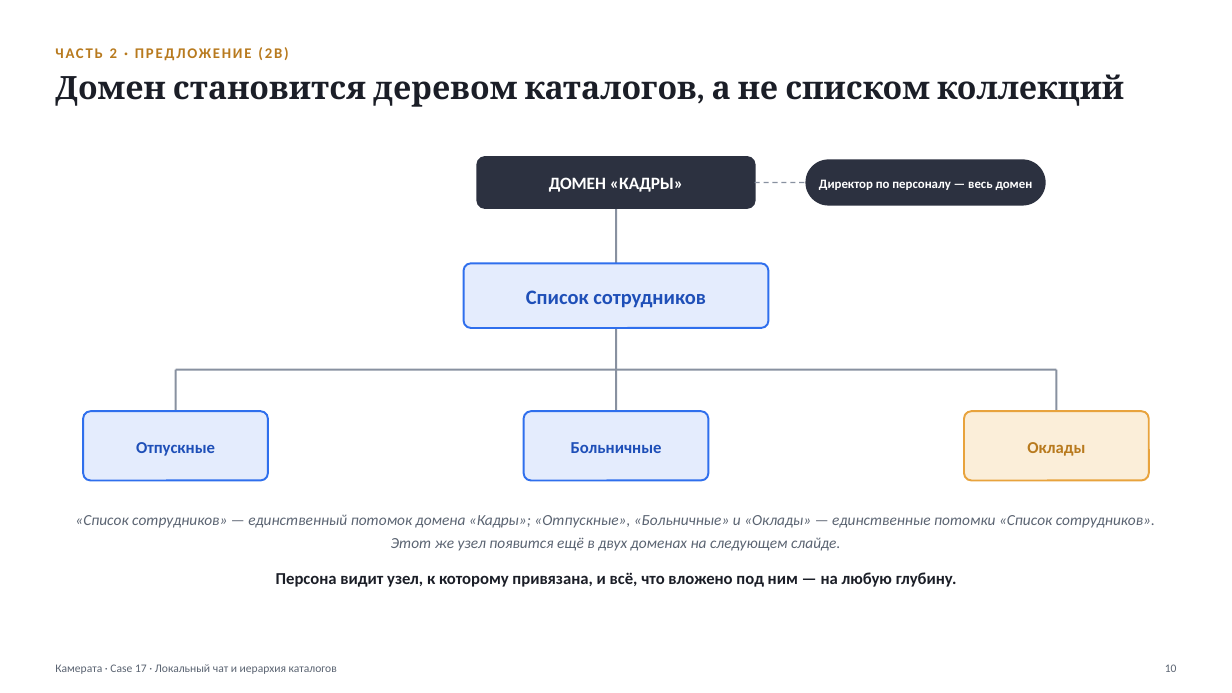
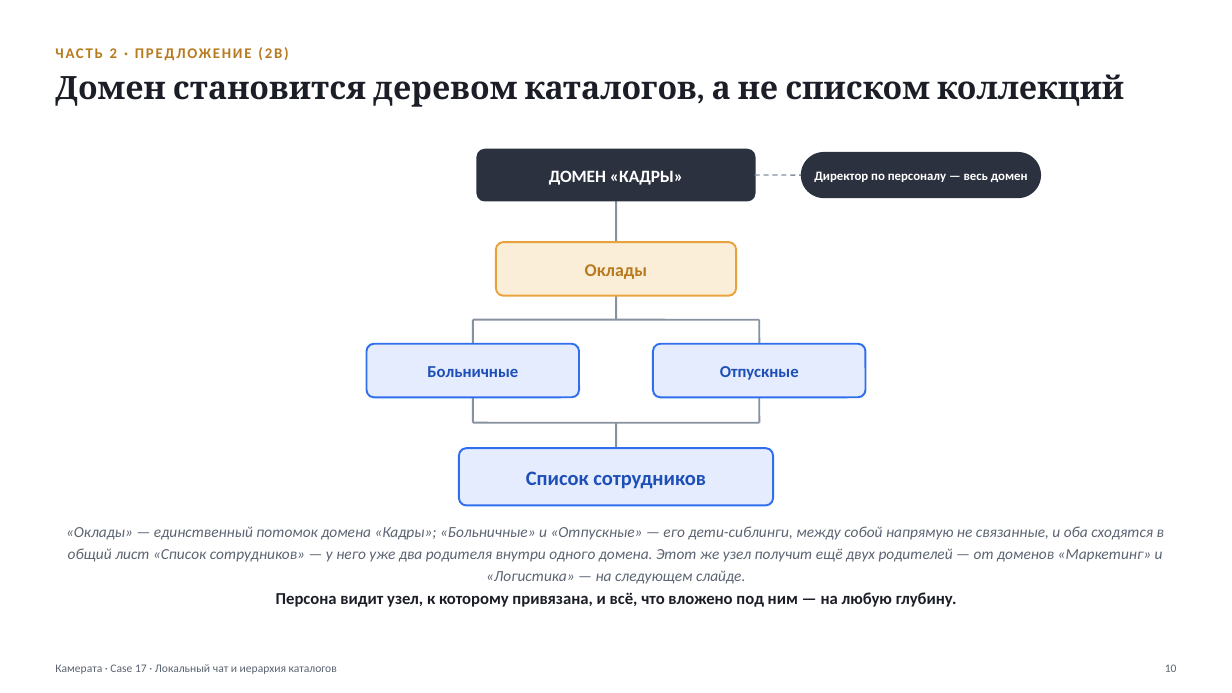
Before and after one commit to vladilslavandrosov-prog/job-RAG, a slide deck: slide 10 of docs/presentations/case-17-lokalny-chat-i-ierarhiya-katalogov.pptx. Drawn at 1232x693 pixels with LibreOffice and Linux fonts; fonts in the diff are those of the drawing. Boxes give left, top, right and bottom in pixels: in the first picture for what was removed or moved away, otherwise in the second. Text is boxed around its words. In the diff, an @@ line names an element or a change of style, - is before the commit and + after.

```diff
--- a/docs/presentations/case-17-lokalny-chat-i-ierarhiya-katalogov.pptx
+++ b/docs/presentations/case-17-lokalny-chat-i-ierarhiya-katalogov.pptx
@@ text "ДОМЕН «КАДРЫ»": place and size @@
-text "ДОМЕН «КАДРЫ»" at [549,177,683,192]
+text "ДОМЕН «КАДРЫ»" at [549,170,683,185]
@@ rounded rectangle: place and size @@
-rounded rectangle at [478,157,755,208]
+rounded rectangle at [478,150,755,201]
@@ line moved from (755, 183) - (806, 183) to (755, 176) - (801, 176) @@
@@ rounded rectangle: place and size @@
-rounded rectangle at [806,160,1046,206]
+rounded rectangle at [801,152,1042,199]
@@ text "Директор по персоналу — весь ...": place and size @@
-text "Директор по персоналу — весь ..." at [819,179,1033,190]
+text "Директор по персоналу — весь ..." at [814,171,1028,182]
@@ line moved from (616, 208) - (616, 263) to (616, 201) - (616, 242) @@
@@ text "Оклады": place and size @@
-text "Оклады" at [1027,442,1085,456]
+text "Оклады" at [585,264,648,279]
@@ text "Оклады" at [585,264,648,279]: size 13 to 14 pt @@
@@ rounded rectangle: place and size @@
-rounded rectangle at [464,263,769,328]
+rounded rectangle at [496,242,737,296]
@@ rounded rectangle at [496,242,737,296]: fill #E4ECFD to #FBEED9; outline #2F6FED 1.5 pt to #E8A33D 1.5 pt; proportions changed @@
@@ line moved from (616, 328) - (616, 370) to (616, 296) - (616, 320) @@
@@ line moved from (176, 370) - (1056, 370) to (473, 320) - (760, 320) @@
@@ line added from (473, 320) to (473, 344), #8891A0 1.5 pt @@
@@ line added from (760, 320) to (760, 344), #8891A0 1.5 pt @@
@@ text "Больничные": place and size @@
-text "Больничные" at [571,442,662,453]
+text "Больничные" at [427,366,518,377]
@@ rounded rectangle at [367,344,579,397]: proportions changed @@
@@ rounded rectangle: place and size @@
-rounded rectangle at [83,411,268,481]
+rounded rectangle at [367,344,579,397]
@@ text "Отпускные": place and size @@
-text "Отпускные" at [136,442,215,456]
+text "Отпускные" at [720,366,799,380]
@@ rounded rectangle added at [653,344,866,397], fill #E4ECFD, outline #2F6FED 1.5 pt @@
@@ line removed from (176, 370) to (176, 411) @@
@@ line removed from (1056, 370) to (1056, 411) @@
@@ line added from (473, 397) to (473, 423), #8891A0 1.5 pt @@
@@ line added from (760, 397) to (760, 423), #8891A0 1.5 pt @@
@@ rounded rectangle removed at [964,411,1149,481] @@
@@ text "Список сотрудников": place and size @@
-text "Список сотрудников" at [526,290,706,308]
+text "Список сотрудников" at [526,471,706,489]
@@ rounded rectangle: place and size @@
-rounded rectangle at [524,411,709,481]
+rounded rectangle at [459,448,774,506]
@@ rounded rectangle at [459,448,774,506]: proportions changed @@
@@ line added from (473, 423) to (760, 423), #8891A0 1.5 pt @@
@@ line moved from (616, 370) - (616, 411) to (616, 423) - (616, 448) @@
@@ text at [66,526,1164,584]: text changed @@
-«Список сотрудников» — единственный потомок домена «Кадры»; «Отпускные», «Больничные» и «Оклады» — единственные потомки «Список сотрудников». Этот же узел появится ещё в двух доменах на следующем слайде.
+«Оклады» — единственный потомок домена «Кадры»; «Больничные» и «Отпускные» — его дети-сиблинги, между собой напрямую не связанные, и оба сходятся в общий лист «Список сотрудников» — у него уже два родителя внутри одного домена. Этот же узел получит ещё двух родителей — от доменов «Маркетинг» и «Логистика» — на следующем слайде.
@@ text "Персона видит узел, к которому ...": place and size @@
-text "Персона видит узел, к которому ..." at [276,572,957,587]
+text "Персона видит узел, к которому ..." at [276,592,957,607]
```
Also in this commit, not shown: 2 other slides changed.
